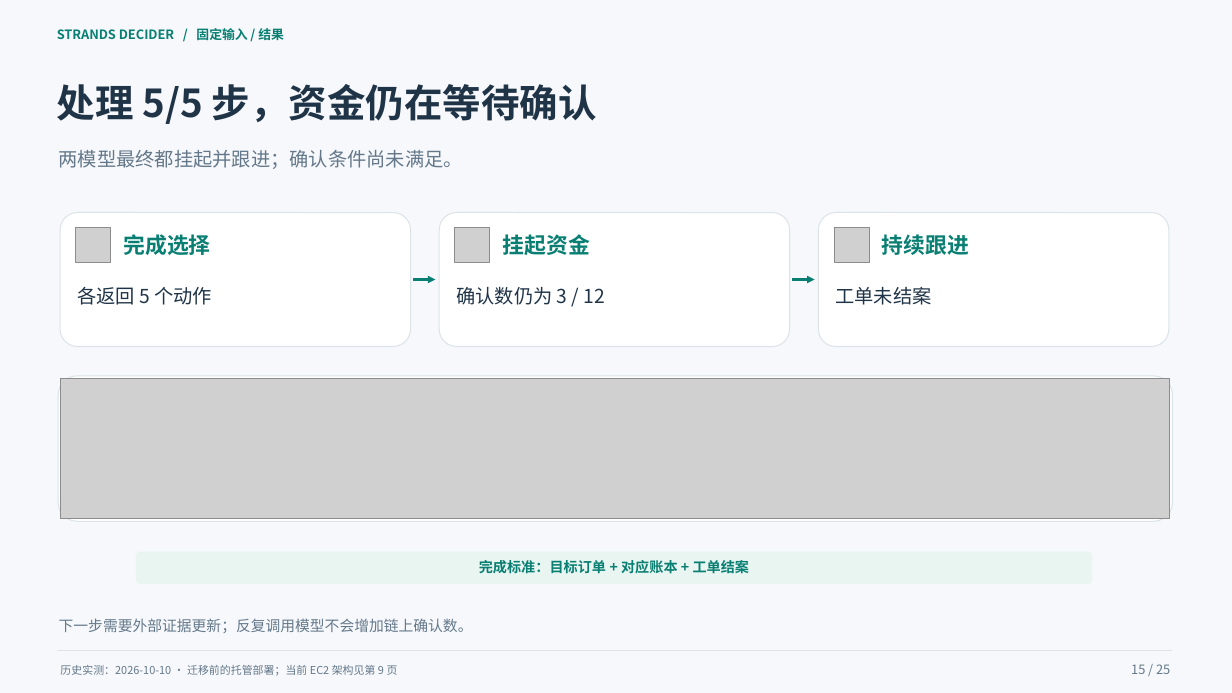
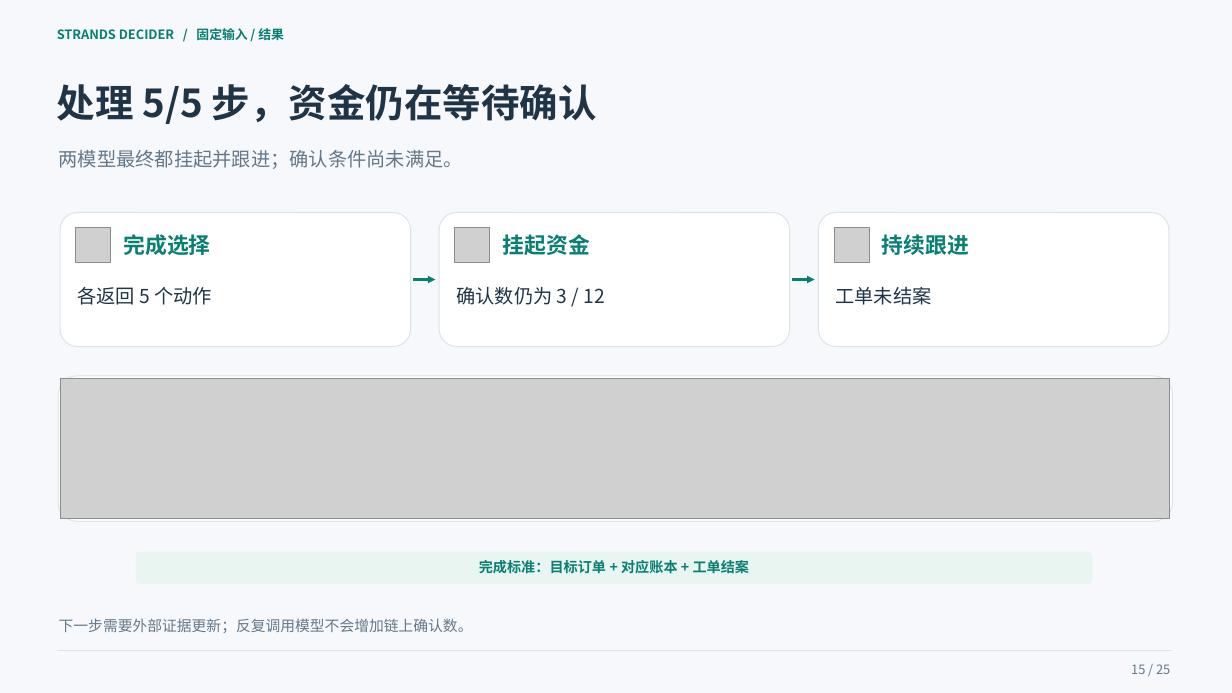
Before and after one commit to milan9527/StrandsDecider, a slide deck: slide 15 of docs/presentations/v5/Strands-Decider-模型原理与支付业务演示-v5-EC2部署版-25页-20261011.pptx. Drawn at 1232x693 pixels with LibreOffice and Linux fonts; fonts in the diff are those of the drawing; grey boxes stand for pictures. Boxes give left, top, right and bottom in pixels: in the first picture for what was removed or moved away, otherwise in the second. Text is boxed around its words. In the diff, an @@ line names an element or a change of style, - is before the commit and + after.

```diff
--- a/docs/presentations/v5/Strands-Decider-模型原理与支付业务演示-v5-EC2部署版-25页-20261011.pptx
+++ b/docs/presentations/v5/Strands-Decider-模型原理与支付业务演示-v5-EC2部署版-25页-20261011.pptx
@@ text removed at (60,665,398,676) @@
-历史实测：2026-10-10 · 迁移前的托管部署；当前 EC2 架构见第 9 页
```
Also in this commit, not shown: 11 other slides changed, 53 other files.
